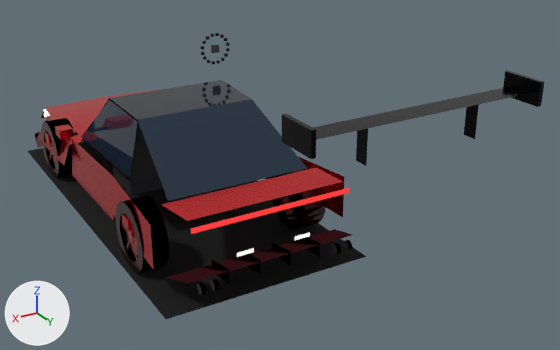
The glTF model assets/vehicles/apex_gt_sports_coupe_lod0.glb as it was, and as the next commit left it.
Before and after are seen from a camera (50 mm lens) standing at (2.96, 7.22, 3.57) and looking at (-0.51, 1.43, 0.68). The axes (+X, +Y, +Z) are drawn at lower left. The lights are the same throughout. The picture after the commit comes second. Vertices at exactly the same position are counted once.

The first picture shows 'BrakeLights', 'Chassis', 'ContactShadow', 'Exhaust', 'Glass', 'Interior', 'Spoiler', 'Wheel_FR', 'Wheel_RL', 'Wheel_RR' and 2 more.
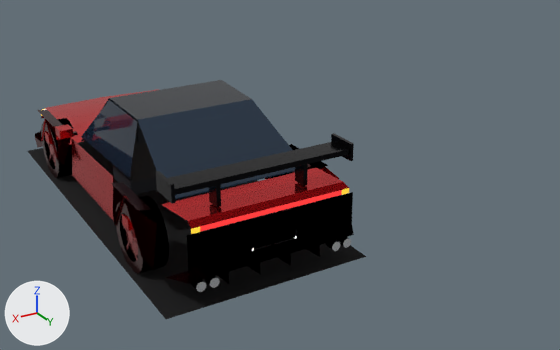
Changed parts and their boxes [x1, y1, x2, y2] in the pictures (560 x 350 px; the box of a moved part takes in the faces that stretch with it):
'Chassis', reshaped
    before: [35, 89, 353, 284]
    after: [35, 89, 354, 284]
'Spoiler', reshaped, moved (24% narrower, 23% shorter)
    before: [282, 70, 544, 166]
    after: [156, 133, 354, 207]
'Exhaust', reshaped
    before: [197, 240, 352, 295]
    after: [191, 237, 351, 292]
'TurnSignals', added
    after: [41, 109, 349, 234]
part 1 of me_chassis, built on
    before: [114, 157, 344, 270]
    after: [111, 144, 354, 283]
part 2 of me_chassis, added
    after: [37, 110, 71, 165]
part 3 of me_spoiler, added
    after: [295, 164, 308, 186]
part 4 of me_spoiler, added
    after: [209, 184, 221, 207]
part 5 of me_spoiler, added
    after: [168, 142, 349, 195]
part 6 of me_spoiler, added
    after: [175, 148, 350, 192]
part 7 of me_spoiler, deleted
    before: [464, 104, 479, 139]
part 8 of me_spoiler, deleted
    before: [313, 87, 533, 140]
part 9 of me_spoiler, deleted
    before: [356, 129, 368, 166]
part 10 of me_exhaust, moved or reshaped
    before: [332, 240, 352, 254]
    after: [326, 237, 351, 251]
part 11 of me_exhaust, moved or reshaped
    before: [197, 279, 219, 295]
    after: [191, 276, 220, 292]
'Wheel_RL', unchanged, covered by the edit
    before: [271, 163, 326, 230]
    after: [271, 164, 325, 230]

The change, as a diff of the scene's bpy script:
```diff
--- a/assets/vehicles/apex_gt_sports_coupe_lod0.glb.py
+++ b/assets/vehicles/apex_gt_sports_coupe_lod0.glb.py
@@ mat_turnsignals_mat @@
+mat_turnsignals_mat = bpy.data.materials.new('TurnSignals_Mat')
+# nodes: BsdfPrincipled, Mix, OutputMaterial, VertexColor
+# colours: yellow #ffd33f, mixed with the vertex colours
@@ me_chassis @@
-me_chassis.from_pydata(...)  # 116 vertices, 104 faces; spans x -1.01..1.01, y -2.22..2.22, z 0.16..0.82
+me_chassis.from_pydata(...)  # 174 vertices, 148 faces; spans x -1.01..1.01, y -2.22..2.22, z 0.16..0.82
+# me_chassis part 1: 2 vertices removed from x -0.96..0.96, y 1.85, z 0.72; 40 vertices added at x -0.96..0.96, y 0.92..2.2, z 0.3..0.79
+# me_chassis part 2: 10 vertices added at x 0.82..0.96, y -1.58..-0.92, z 0.32..0.72
+# other edits to the shape of me_chassis do not show in these pictures
 me_chassis.materials.append(mat_chassis_mat)
@@ me_spoiler @@
-me_spoiler.from_pydata(...)  # 28 vertices, 30 faces; spans x -0.87..0.87, y 1.8..2.1, z 0.82..1.15
+me_spoiler.from_pydata(...)  # 48 vertices, 72 faces; spans x -0.87..0.87, y 1.8..2.1, z 0.82..1.15
+# me_spoiler part 3: a new loose piece, a box spanning x -0.44..-0.4, y 1.88..2.02, z 0.82..1.05, in mat_spoiler_mat
+# me_spoiler part 4: a new loose piece, a box spanning x 0.4..0.44, y 1.88..2.02, z 0.82..1.05, in mat_spoiler_mat
+# me_spoiler part 5: a new loose piece, a box spanning x -0.85..0.85, y 1.82..2.08, z 1.047..1.083, in mat_spoiler_mat
+# me_spoiler part 6: a new loose piece, a box spanning x -0.85..0.85, y 2.065..2.085, z 1.07..1.1, in mat_spoiler_mat
+# me_spoiler part 7: the loose piece of 4 vertices spanning x -0.42, y 1.9..2.0, z 0.82..1.05 is deleted
+# me_spoiler part 8: the loose piece of 4 vertices spanning x -0.85..0.85, y 1.83..2.07, z 1.05..1.08 is deleted
+# me_spoiler part 9: the loose piece of 4 vertices spanning x 0.42, y 1.9..2.0, z 0.82..1.05 is deleted
 me_spoiler.materials.append(mat_spoiler_mat)
@@ me_exhaust @@
-me_exhaust.from_pydata(...)  # 104 vertices, 192 faces; spans x -0.74..0.74, y 2.215..2.305, z 0.215..0.305
+me_exhaust.from_pydata(...)  # 104 vertices, 192 faces; spans x -0.765..0.765, y 2.16..2.26, z 0.235..0.325
+# me_exhaust part 10: 52 of 104 vertices moved; they spanned x -0.74..-0.58, y 2.215..2.305, z 0.215..0.305 and now span x -0.765..-0.555, y 2.16..2.26, z 0.235..0.325; mean shift (0.0, -0.05, 0.02); largest move (-0.7, 2.305, 0.26) -> (-0.72, 2.16, 0.235)
+# me_exhaust part 11: 52 of 104 vertices moved; they spanned x 0.58..0.74, y 2.215..2.305, z 0.215..0.305 and now span x 0.555..0.765, y 2.16..2.26, z 0.235..0.325; mean shift (0.0, -0.05, 0.02); largest move (0.62, 2.305, 0.26) -> (0.6, 2.16, 0.235)
 me_exhaust.materials.append(mat_exhaust_mat)
@@ ob_spoiler @@
 ob_spoiler = bpy.data.objects.new('Spoiler', me_spoiler)
-ob_spoiler.location = (0.0, 1.95, 1.05)
+ob_spoiler.location = (0.0, 0.0, 0.0)
@@ ob_turnsignals @@
+ob_turnsignals = bpy.data.objects.new('TurnSignals', me_turnsignals)  # 16 vertices, 8 faces; spans x -0.81..0.81, y -2.09..2.2, z 0.48..0.79
+ob_turnsignals.location = (0.0, 0.0, 0.0)
```
